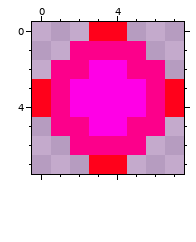
A pixel-art sprite gets an edit: OLD/client/resources/images/enemies/swarmers/sprite_27.png. This is how it looked before the edit.
The file is 8x8 pixels. Colours within 5 levels of each other are drawn and written as one.
And afterwards:
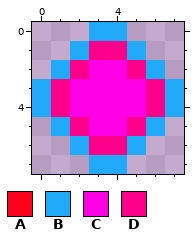
Palette (. is transparent): A #ff011b  B #21aaf9  C #ff00e6  D #fc008b
Change:
y 0: x 3..4 AA -> BB
y 1: x 2 D -> B; x 5 D -> B
y 2: x 1 D -> B; x 6 D -> B
y 3..4: x 0 A -> B; x 7 A -> B
y 5: x 1 D -> B; x 6 D -> B
y 6: x 2 D -> B; x 5 D -> B
y 7: x 3..4 AA -> BB
Boxes around the changes in both pictures, in picture pixels (x1, y1, x2, y2):
changed: (32, 22, 184, 174)
